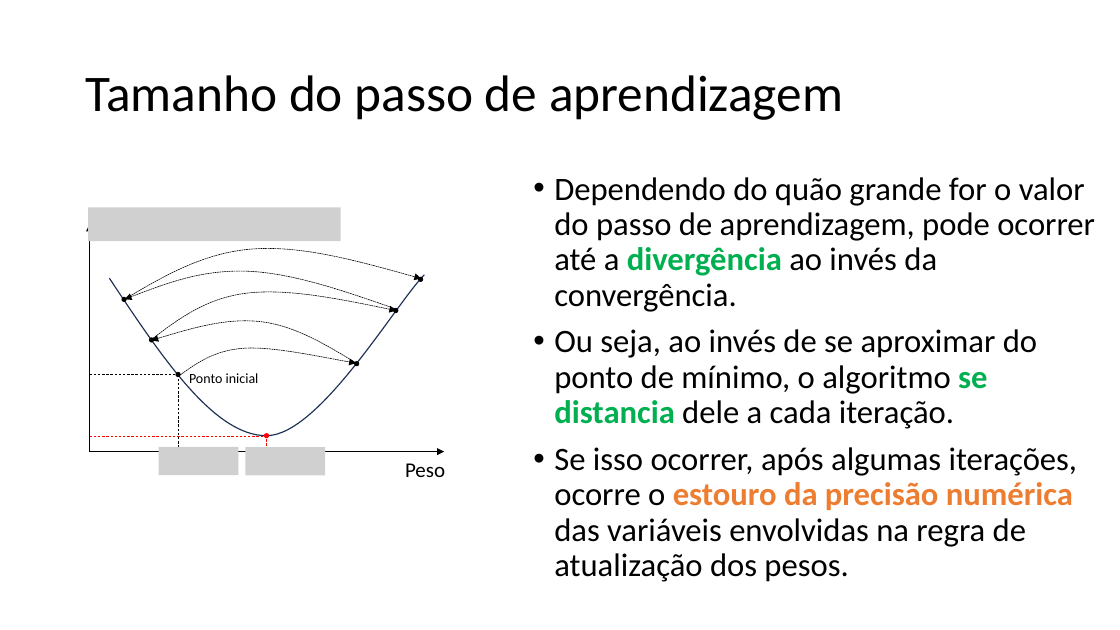
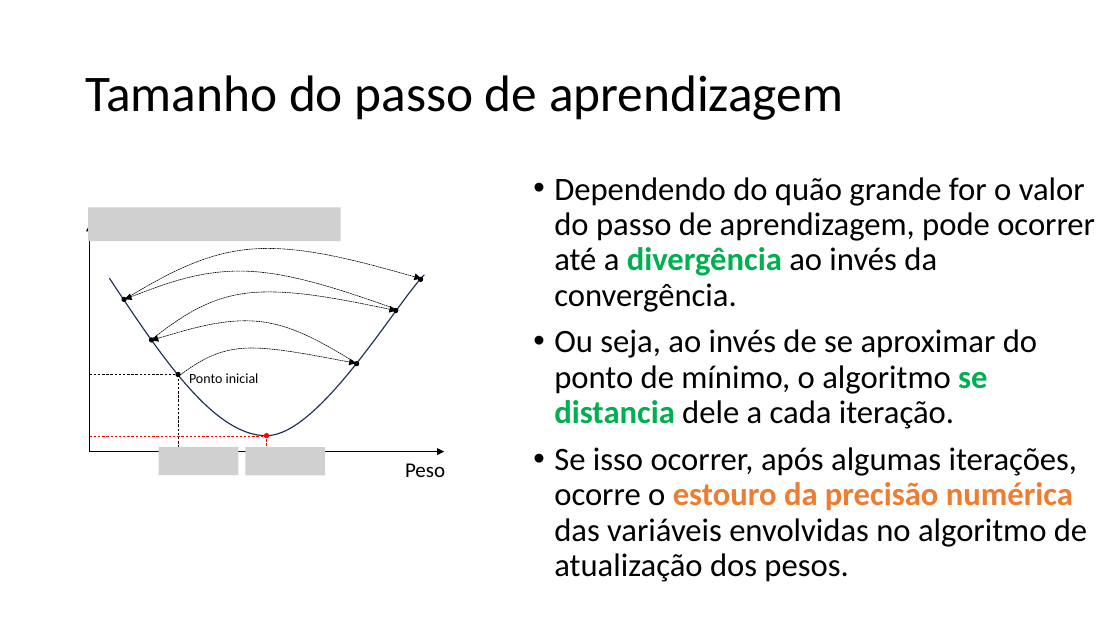
Before and after one commit to zz4fap/c24_inteligencia_artificial, a slide deck: slide 48 of slides/C24_Regressão.pptx. Drawn at 1120x630 pixels with LibreOffice and Linux fonts; fonts in the diff are those of the drawing; grey boxes stand for pictures. Boxes give left, top, right and bottom in pixels: in the first picture for what was removed or moved away, otherwise in the second. Text is boxed around its words. In the diff, an @@ line names an element or a change of style, - is before the commit and + after.

```diff
--- a/slides/C24_Regressão.pptx
+++ b/slides/C24_Regressão.pptx
@@ text at (554, 447, 1087, 582): text changed @@
-• Se isso ocorrer, após algumas iterações, ocorre o estouro da precisão numérica das variáveis envolvidas na regra de atualização dos pesos.
+• Se isso ocorrer, após algumas iterações, ocorre o estouro da precisão numérica das variáveis envolvidas no algoritmo de atualização dos pesos.
```
Also in this commit, not shown: 20 other slides changed, 2 other files.
